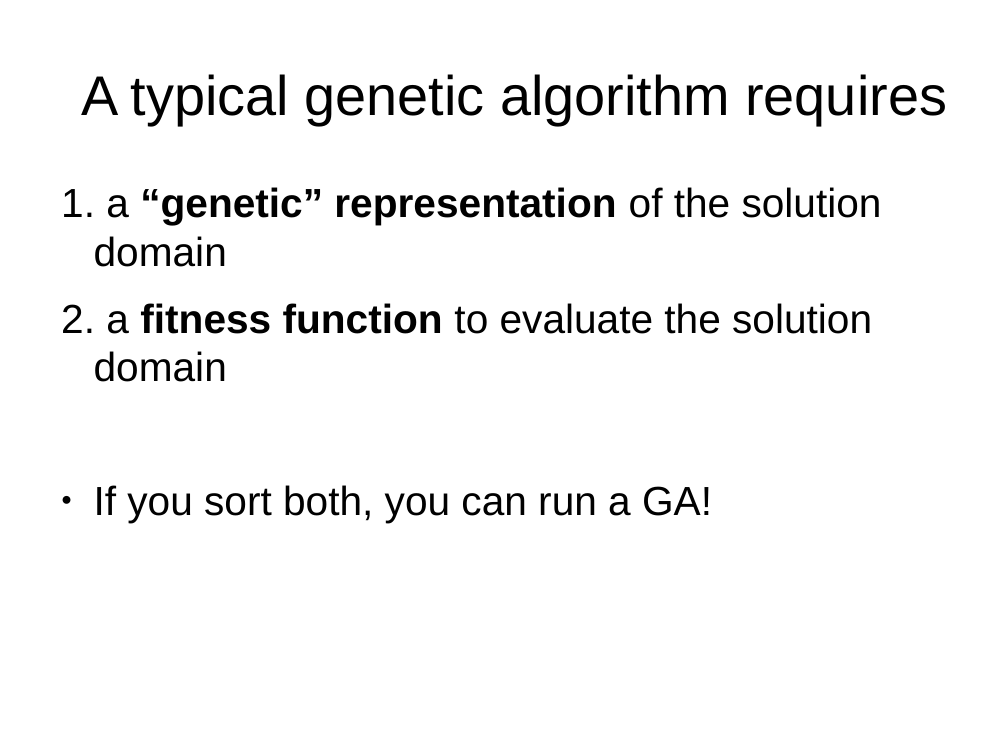
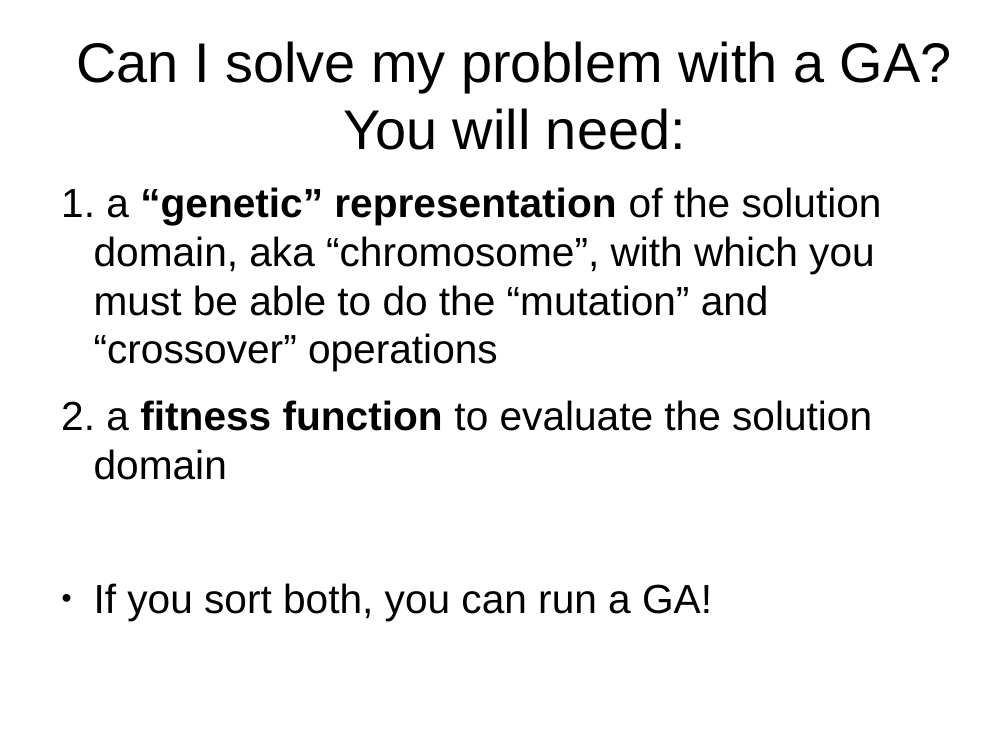
Before and after one commit to trevisanj/pinga, a slide deck: slide 2 of slides.odp (slide 10 before the commit). Drawn at 1008x756 pixels with LibreOffice and Linux fonts; fonts in the diff are those of the drawing. Boxes give left, top, right and bottom in pixels: in the first picture for what was removed or moved away, otherwise in the second. Text is boxed around its words. In the diff, an @@ line names an element or a change of style, - is before the commit and + after.

Commit message:
slides update

```diff
--- a/slides.odp
+++ b/slides.odp
@@ title at (76, 41, 952, 150): text changed @@
-A typical genetic algorithm requires
+Can I solve my problem with a GA? You will need:
@@ text at (94, 187, 882, 371): text changed; bold off @@
-1. a “genetic” representation of the solution domain
+1. a “genetic” representation of the solution domain, aka “chromosome”, with which you must be able to do the “mutation” and “crossover” operations
```
Also in this commit, not shown: 3 other slides changed, 2 slides added, 2 slides removed, 2 other files.
